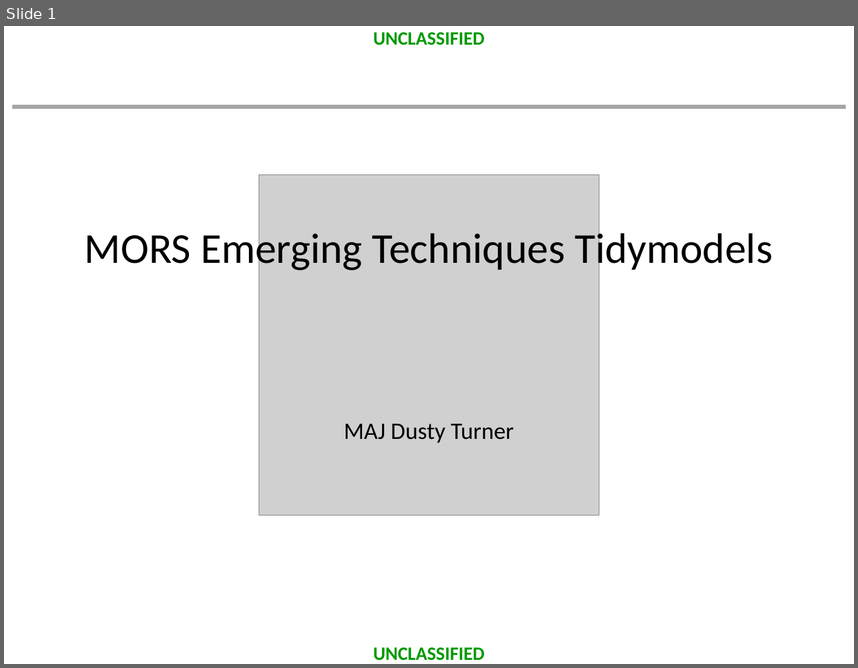
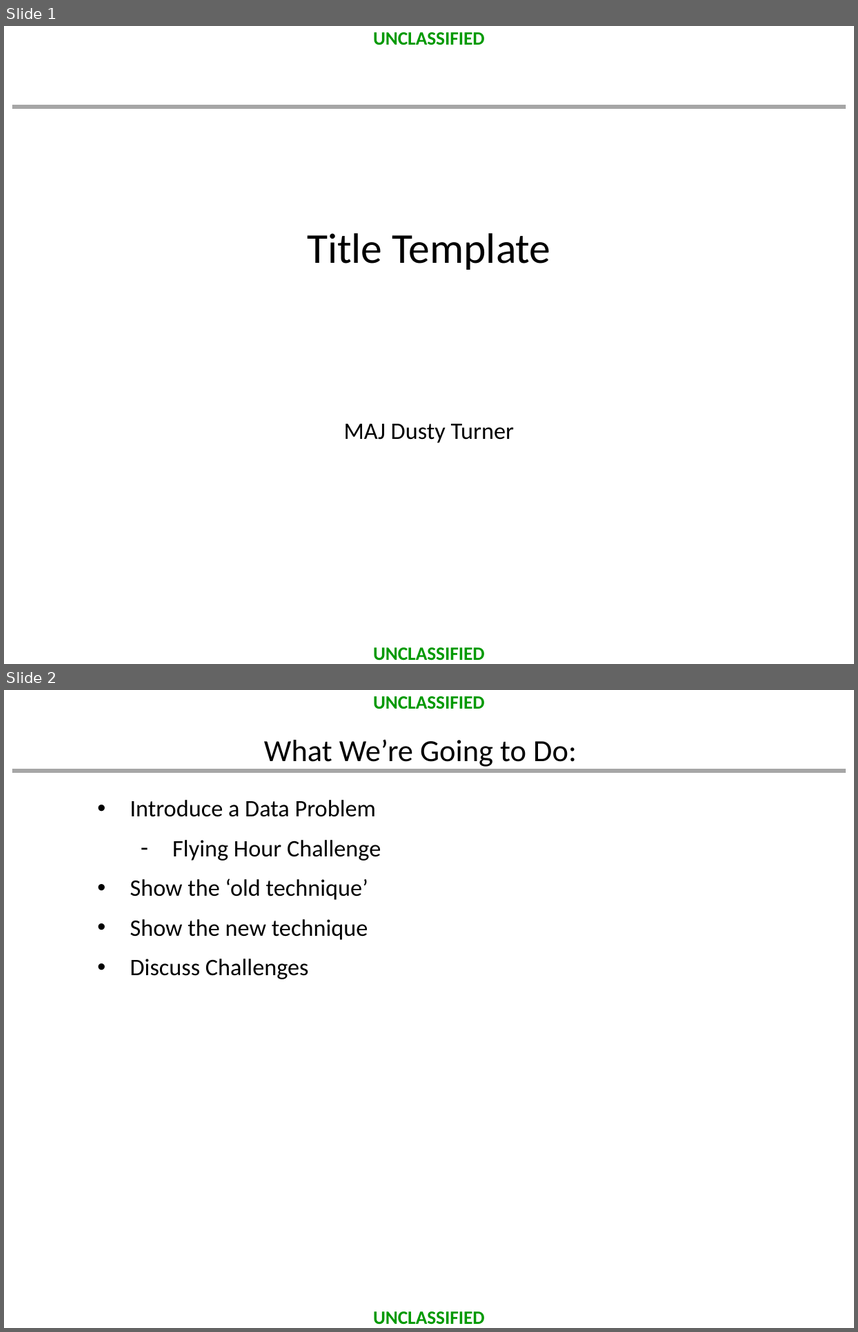
Before and after one commit to dusty-turner/MORSEmergingTechniques2019, a slide deck: template.pptx. Shown one above the other, each under a label of ours: slide 1 before the commit, slides 1 and 2 after it. The pictures are 858x668 and 858x1332 pixels, drawn with LibreOffice and Linux fonts; fonts in the diff are those of the drawing; grey boxes stand for pictures; background and template pictures are left out. Boxes give left, top, right and bottom in pixels: in the first picture for what was removed or moved away, otherwise in the second. Text is boxed around its words. In the diff, an @@ line names an element or a change of style, - is before the commit and + after.

Commit message:
updated template and ppt presentation from work

```diff
--- a/template.pptx
+++ b/template.pptx
@@ slide 2 added at (4,690,854,1328), background #FFFFFF; not listed: 3 template elements that a slide beside it also shows @@
@@ title added at (264,740,577,767), 26 pt, text #000000 @@
+What We’re Going to Do:
@@ text added at (130,800,381,979), 20 pt, text #000000 @@
+  • Introduce a Data Problem
+    – Flying Hour Challenge
+  • Show the ‘old technique’
+  • Show the new technique
+  • Discuss Challenges
@@ slide 1 changed as well @@
@@ picture removed at (259,175,599,515) @@
@@ title at (307,233,550,270): text changed @@
-MORS Emerging Techniques Tidymodels
+Title Template
```
Also in this commit, not shown: 2 other slides added, 4 slides removed, 1 other file.
